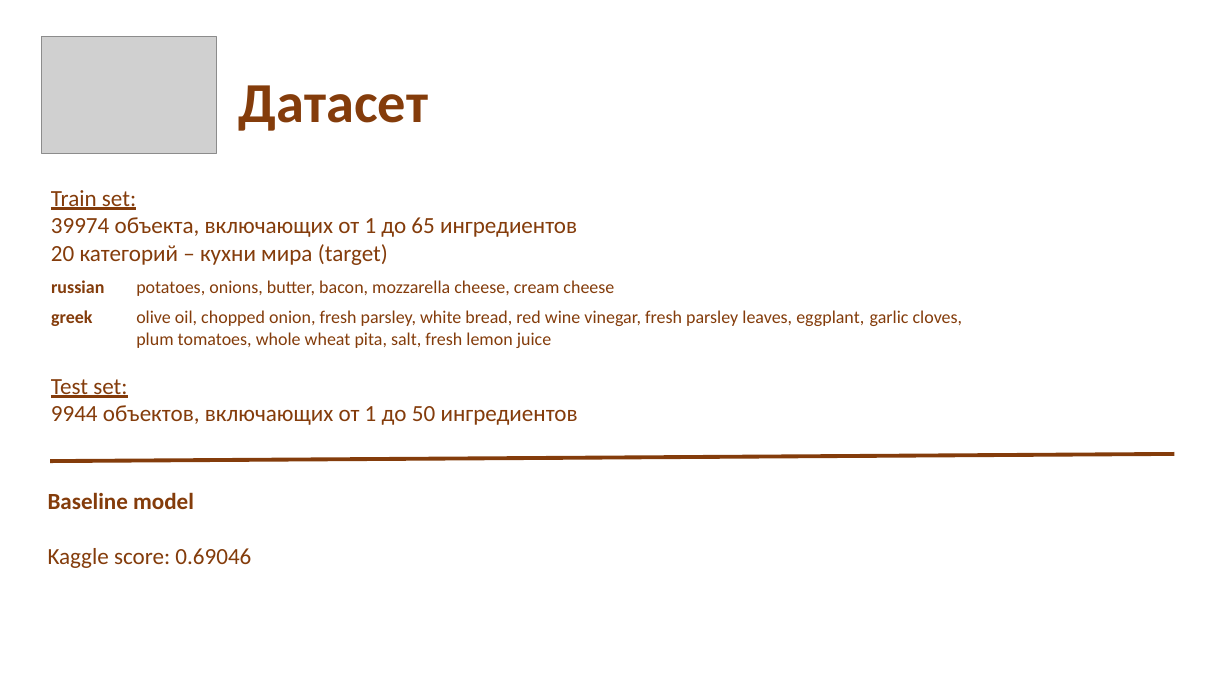
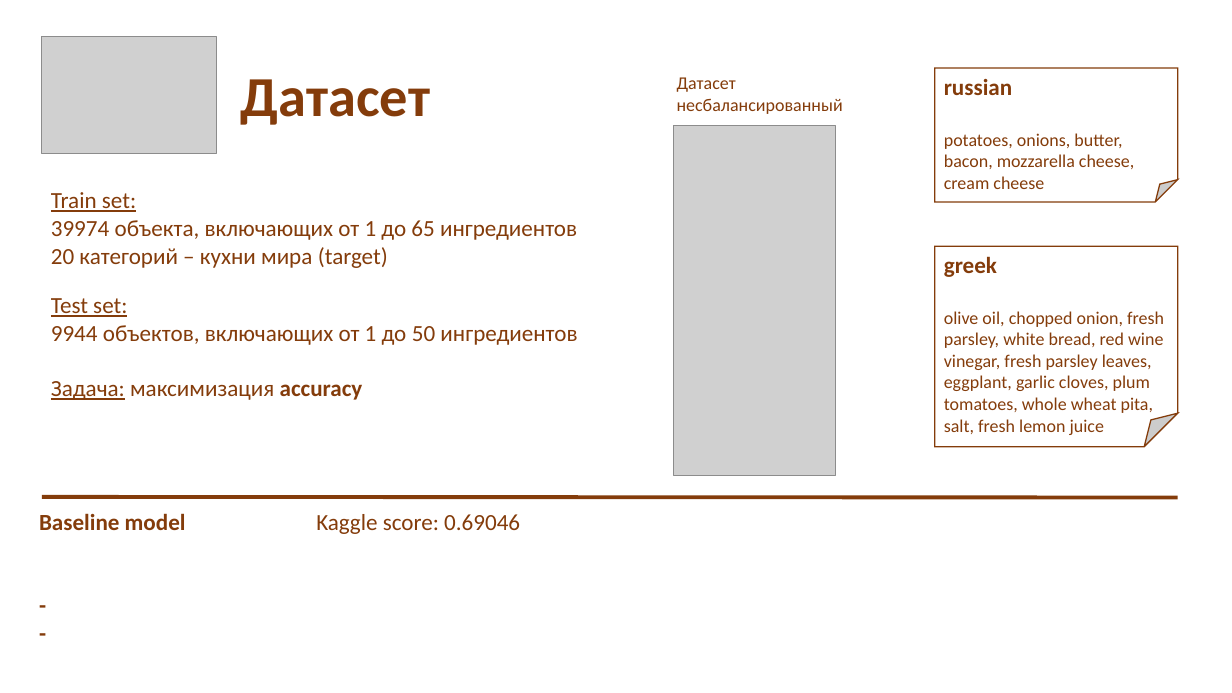
Before and after one commit to Verschworer/HSE_ML_final, a slide deck: slide 2 of whatscooking.pptx. Drawn at 1232x693 pixels with LibreOffice and Linux fonts; fonts in the diff are those of the drawing; grey boxes stand for pictures. Boxes give left, top, right and bottom in pixels: in the first picture for what was removed or moved away, otherwise in the second. Text is boxed around its words. In the diff, an @@ line names an element or a change of style, - is before the commit and + after.

Commit message:
changes to slides 2, 4, 6

```diff
--- a/whatscooking.pptx
+++ b/whatscooking.pptx
@@ title "Датасет": place and size @@
-title "Датасет" at box(239, 85, 428, 131)
+title "Датасет" at box(241, 79, 430, 125)
@@ text added at box(677, 77, 843, 114), 14 pt, text #843C0B @@
+Датасет несбалансированный
@@ folded corner added at box(935, 68, 1178, 202), fill #FFFFFF, outline #843C0B 1 pt, 14 pt, text #843C0B @@
+russian
+potatoes, onions, butter, bacon, mozzarella cheese, cream cheese
@@ picture added at box(674, 126, 836, 475) @@
@@ folded corner added at box(935, 247, 1178, 447), fill #FFFFFF, outline #843C0B 1 pt, 14 pt, text #843C0B @@
+greek
+olive oil, chopped onion, fresh parsley, white bread, red wine vinegar, fresh parsley leaves, eggplant, garlic cloves, plum tomatoes, whole wheat pita, salt, fresh lemon juice
@@ table removed at box(42, 272, 982, 355), 2 rows, 2 columns @@
-russian | potatoes, onions, butter, bacon, mozzarella cheese, cream cheese
-greek | olive oil, chopped onion, fresh parsley, white bread, red wine vinegar, fresh parsley leaves, eggplant, garlic cloves, plum tomatoes, whole wheat pita, salt, fresh lemon juice
@@ text at box(51, 381, 363, 400): paragraph added @@
+Задача: максимизация accuracy
@@ line moved from (50, 461) - (1175, 454) to (42, 497) - (1178, 497) @@
@@ text at box(39, 513, 520, 534): text changed @@
-Baseline model
-Kaggle score: 0.69046
+Baseline model Kaggle score: 0.69046
+-
+-
```
Also in this commit, not shown: 1 other slide changed, 2 slides added, 1 slide removed.
